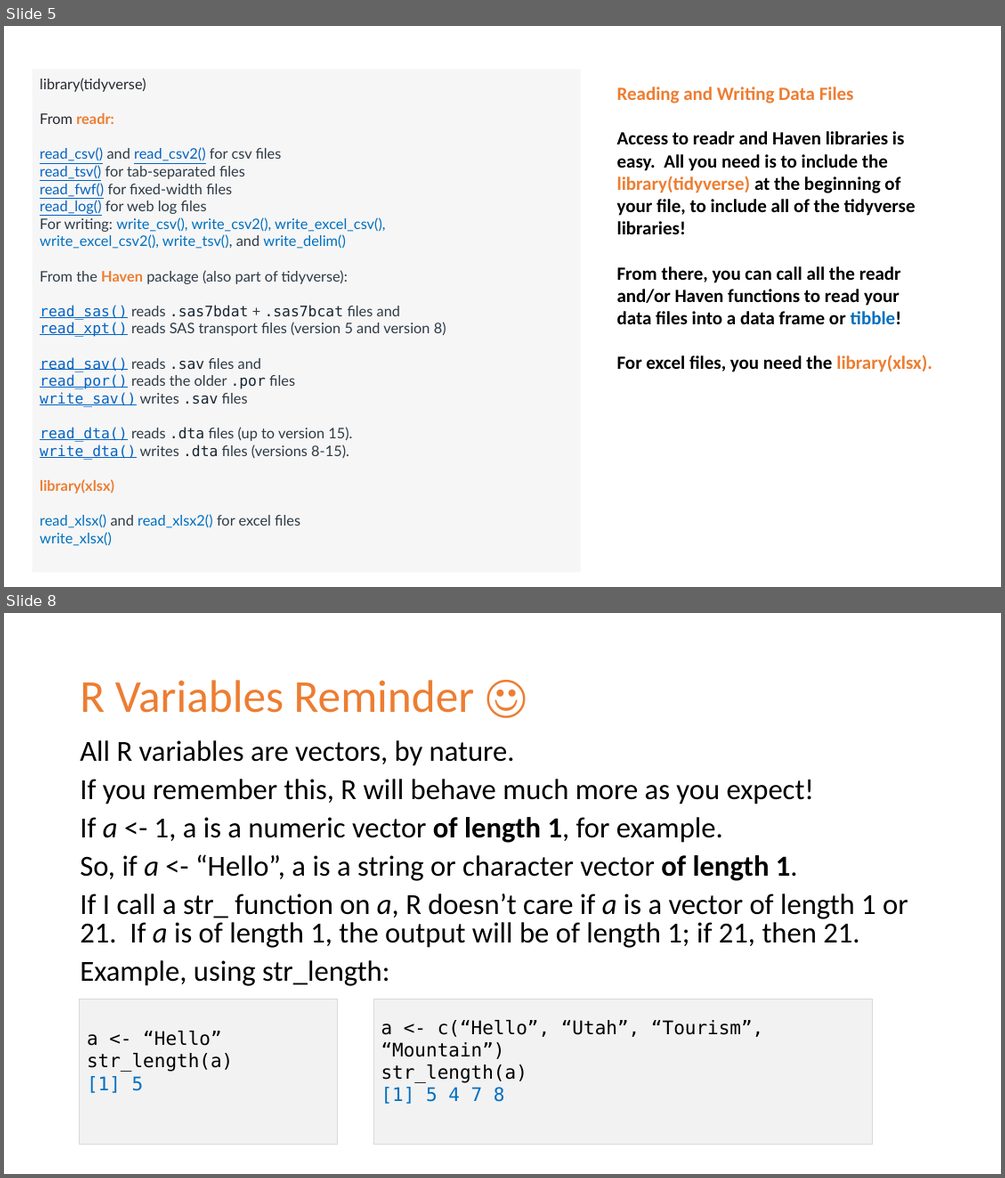
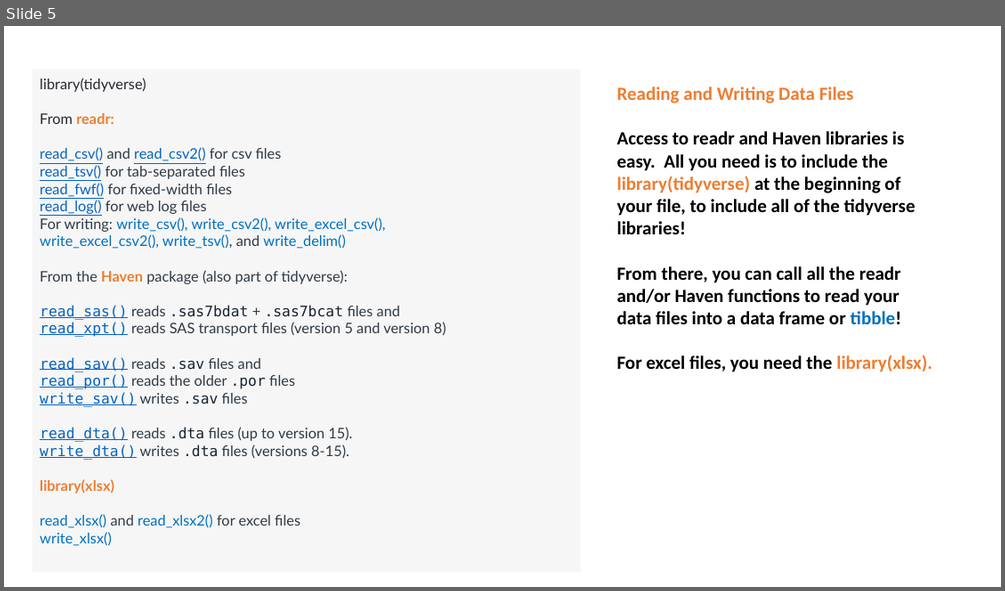
Before and after one commit to krashr-ds/R-cs-course, a slide deck: Lesson 6 - Reading and Wrangling Data with Tidyverse.pptx. Shown one above the other, each under a label of ours: slides 5 and 8 before the commit, slide 5 after it; the slides between them are not shown. The pictures are 1005x1178 and 1005x591 pixels, drawn with LibreOffice and Linux fonts; fonts in the diff are those of the drawing. Boxes give left, top, right and bottom in pixels: in the first picture for what was removed or moved away, otherwise in the second. Text is boxed around its words. In the diff, an @@ line names an element or a change of style, - is before the commit and + after.

```diff
--- a/Lesson 6 - Reading and Wrangling Data with Tidyverse.pptx
+++ b/Lesson 6 - Reading and Wrangling Data with Tidyverse.pptx
@@ slide 8 removed at (x1=4, y1=613, x2=1001, y2=1174), background #FFFFFF @@
@@ title removed at (x1=80, y1=680, x2=474, y2=713) @@
-R Variables Reminder ☺
@@ text removed at (x1=80, y1=740, x2=908, y2=986) @@
-All R variables are vectors, by nature.
-If you remember this, R will behave much more as you expect!
-If a <- 1, a is a numeric vector of length 1, for example.
-So, if a <- “Hello”, a is a string or character vector of length 1.
-If I call a str_ function on a, R doesn’t care if a is a vector of length 1 or 21. If a is of length 1, the output will be of length 1; if 21, then 21.
-Example, using str_length:
@@ rectangle removed at (x1=80, y1=999, x2=338, y2=1144) @@
-a <- “Hello”
-str_length(a)
-[1] 5
@@ rectangle removed at (x1=373, y1=999, x2=872, y2=1144) @@
-a <- c(“Hello”, “Utah”, “Tourism”, “Mountain”)
-str_length(a)
-[1] 5 4 7 8
```
Also in this commit, not shown: 6 slides changed, 20 slides added, 18 other slides removed, 49 other files.
